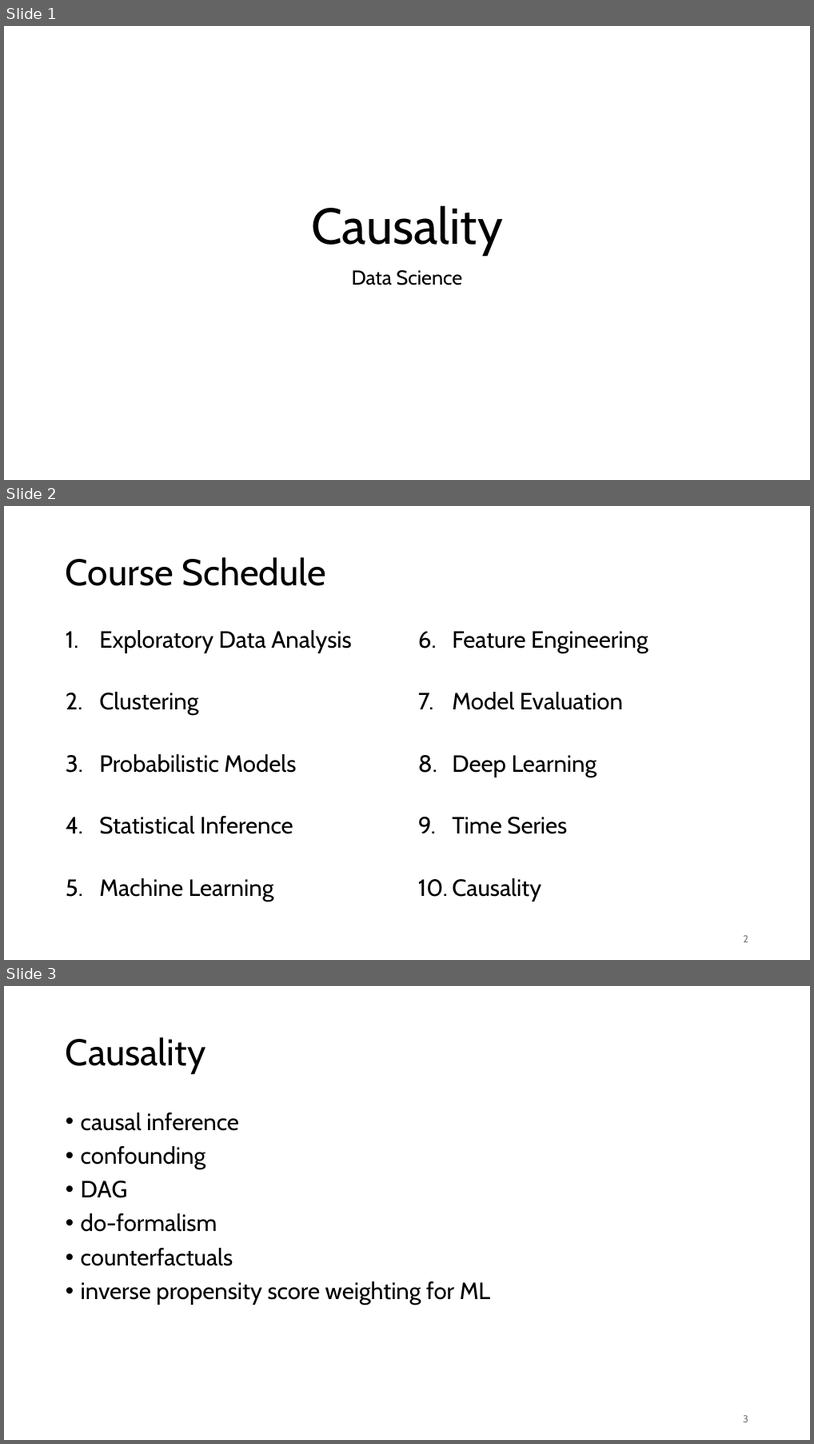
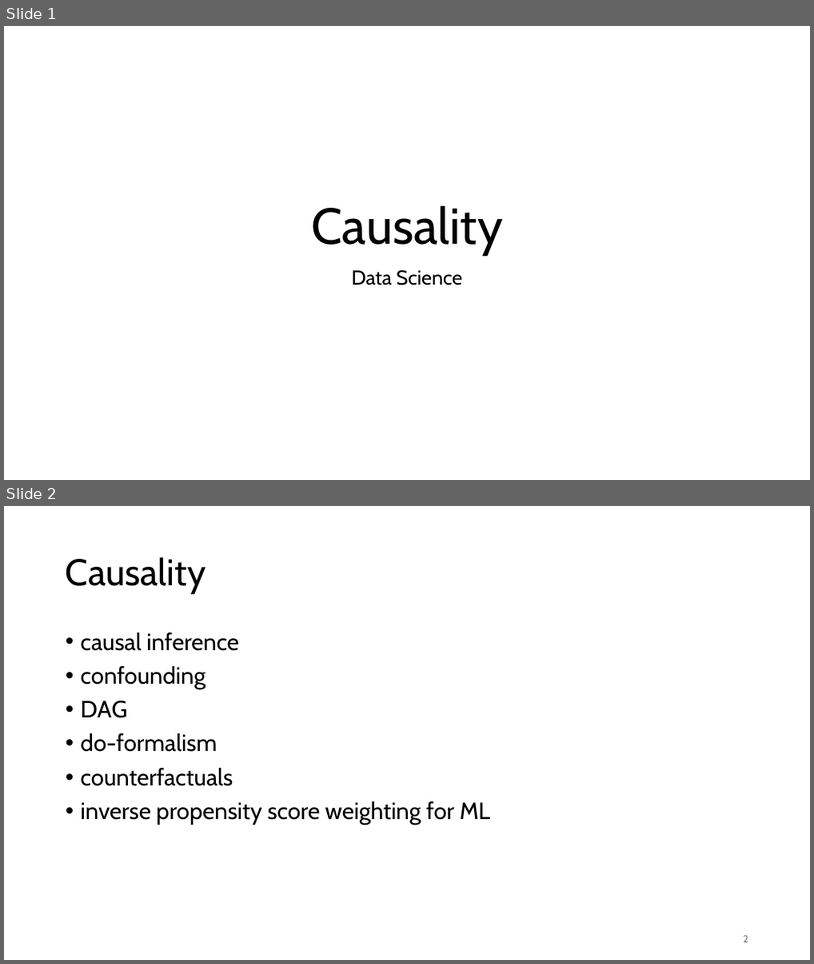
Before and after one commit to FelixWick/data_science, a slide deck: slides/10_causality.pptx. Shown one above the other, each under a label of ours: slides 1, 2 and 3 before the commit, slides 1 and 2 after it. The pictures are 814x1444 and 814x964 pixels, drawn with LibreOffice and Linux fonts; fonts in the diff are those of the drawing. Boxes give left, top, right and bottom in pixels: in the first picture for what was removed or moved away, otherwise in the second. Text is boxed around its words. In the diff, an @@ line names an element or a change of style, - is before the commit and + after.

```diff
--- a/slides/10_causality.pptx
+++ b/slides/10_causality.pptx
@@ slide 2 removed at (4, 506, 810, 960), background #FFFFFF @@
@@ title removed at (66, 557, 326, 586) @@
-Course Schedule
@@ text removed at (99, 630, 352, 901) @@
-1. Exploratory Data Analysis
-2. Clustering
-3. Probabilistic Models
-4. Statistical Inference
-5. Machine Learning
@@ text removed at (452, 631, 648, 901) @@
-6. Feature Engineering
-7. Model Evaluation
-8. Deep Learning
-9. Time Series
-10. Causality
@@ page number removed at (743, 935, 749, 942) @@
-2
@@ what was slide 3 is now slide 2 @@
@@ page number at (743, 935, 749, 942): text changed @@
-3
+2
```
Also in this commit, not shown: 13 other files.
